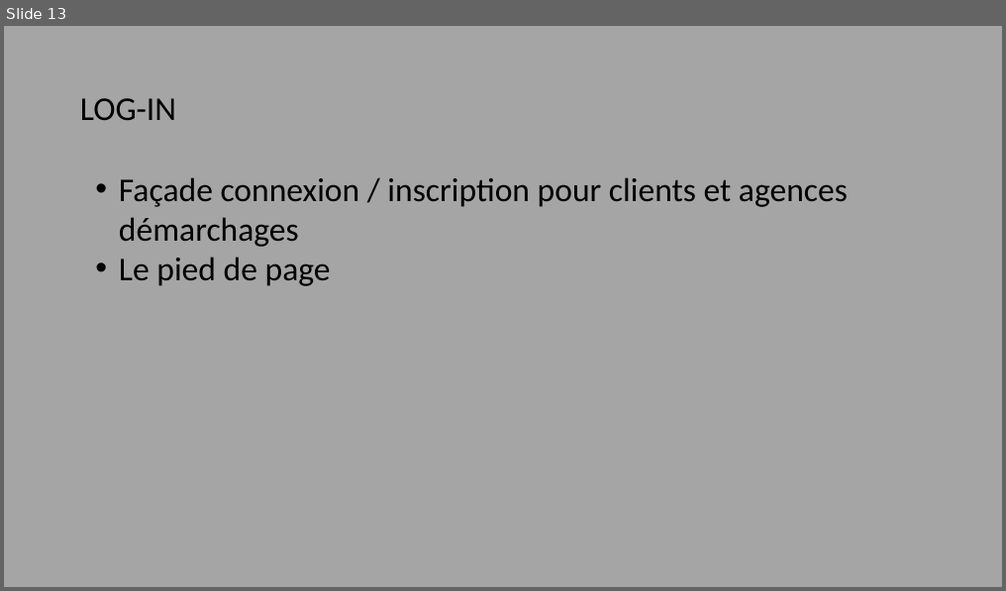
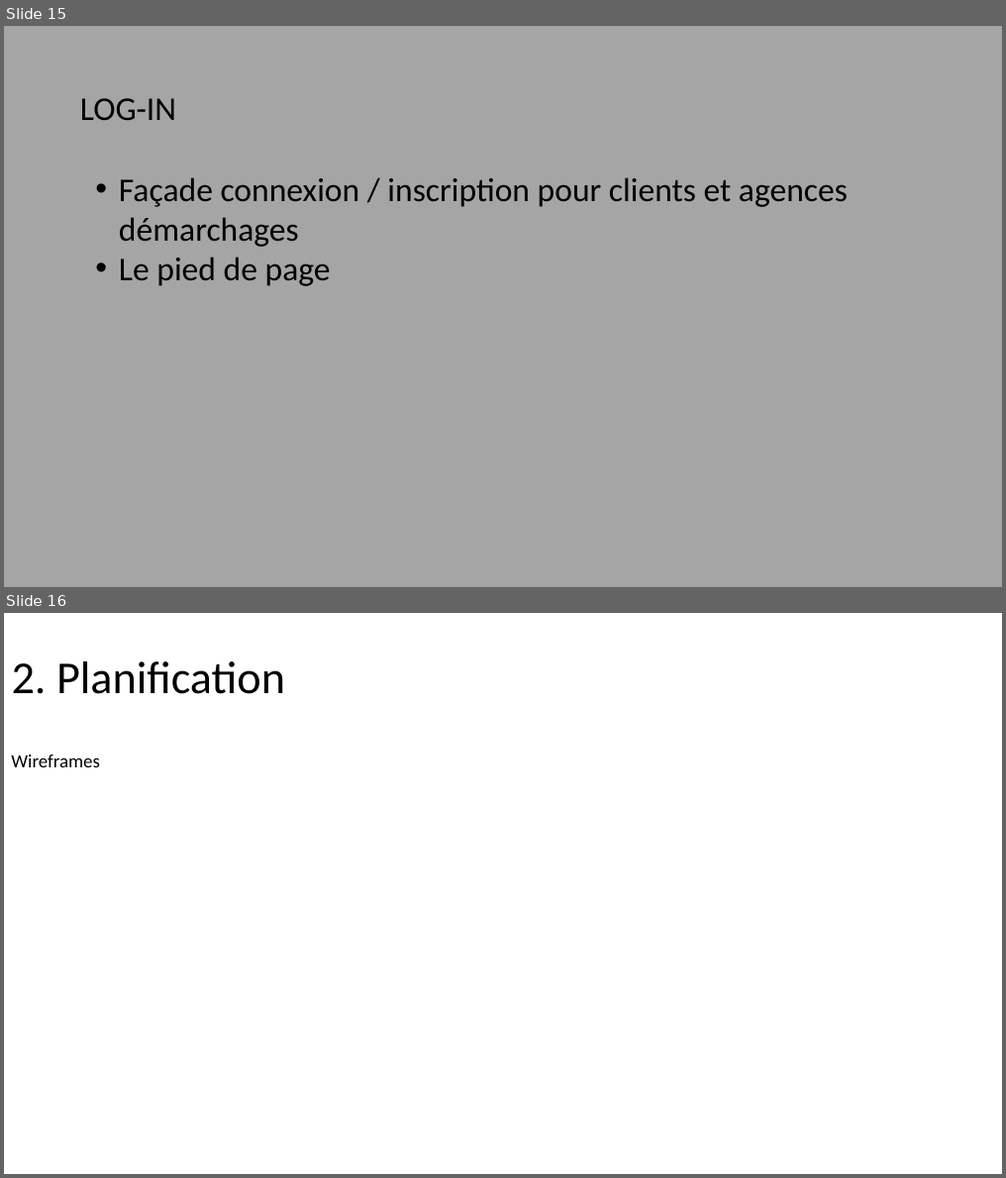
Before and after one commit to Traore-Yao/flash-go-Docs-repo-, a slide deck: maquettes/plan du site.pptx. Shown one above the other, each under a label of ours: slide 13 before the commit, slides 15 and 16 after it. The pictures are 1006x591 and 1006x1178 pixels, drawn with LibreOffice and Linux fonts; fonts in the diff are those of the drawing. Boxes give left, top, right and bottom in pixels: in the first picture for what was removed or moved away, otherwise in the second. Text is boxed around its words. In the diff, an @@ line names an element or a change of style, - is before the commit and + after.

```diff
--- a/maquettes/plan du site.pptx
+++ b/maquettes/plan du site.pptx
@@ slide 16 added at box(4, 613, 1002, 1174), background #FFFFFF @@
@@ title added at box(12, 662, 285, 694), 44 pt, text #000000 @@
+2. Planification
@@ text added at box(11, 755, 100, 767), 18 pt, text #000000 @@
+Wireframes
@@ what was slide 13 is now slide 15 @@
```
Also in this commit, not shown: 1 slide changed, 2 other slides added.
